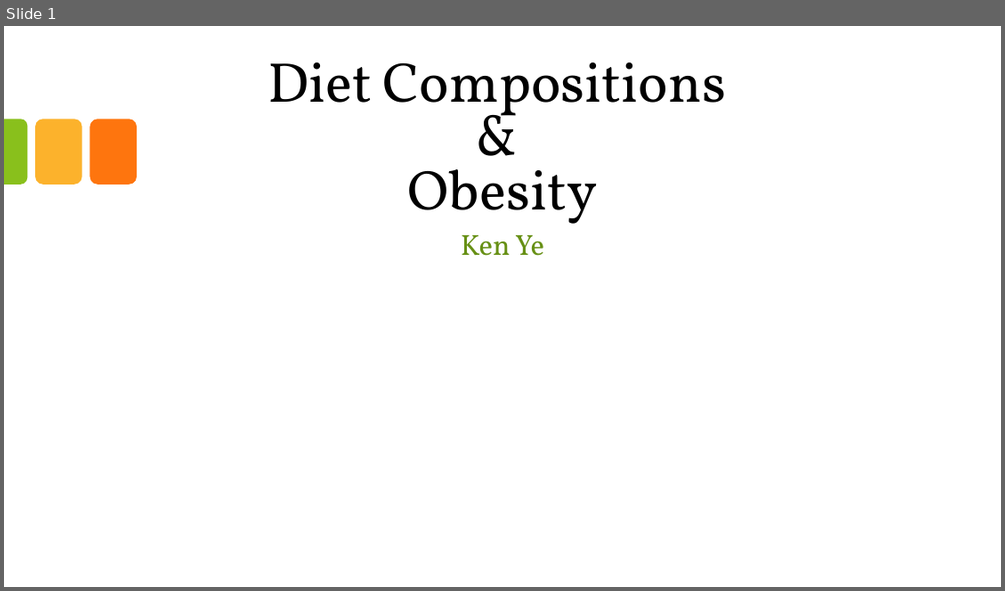
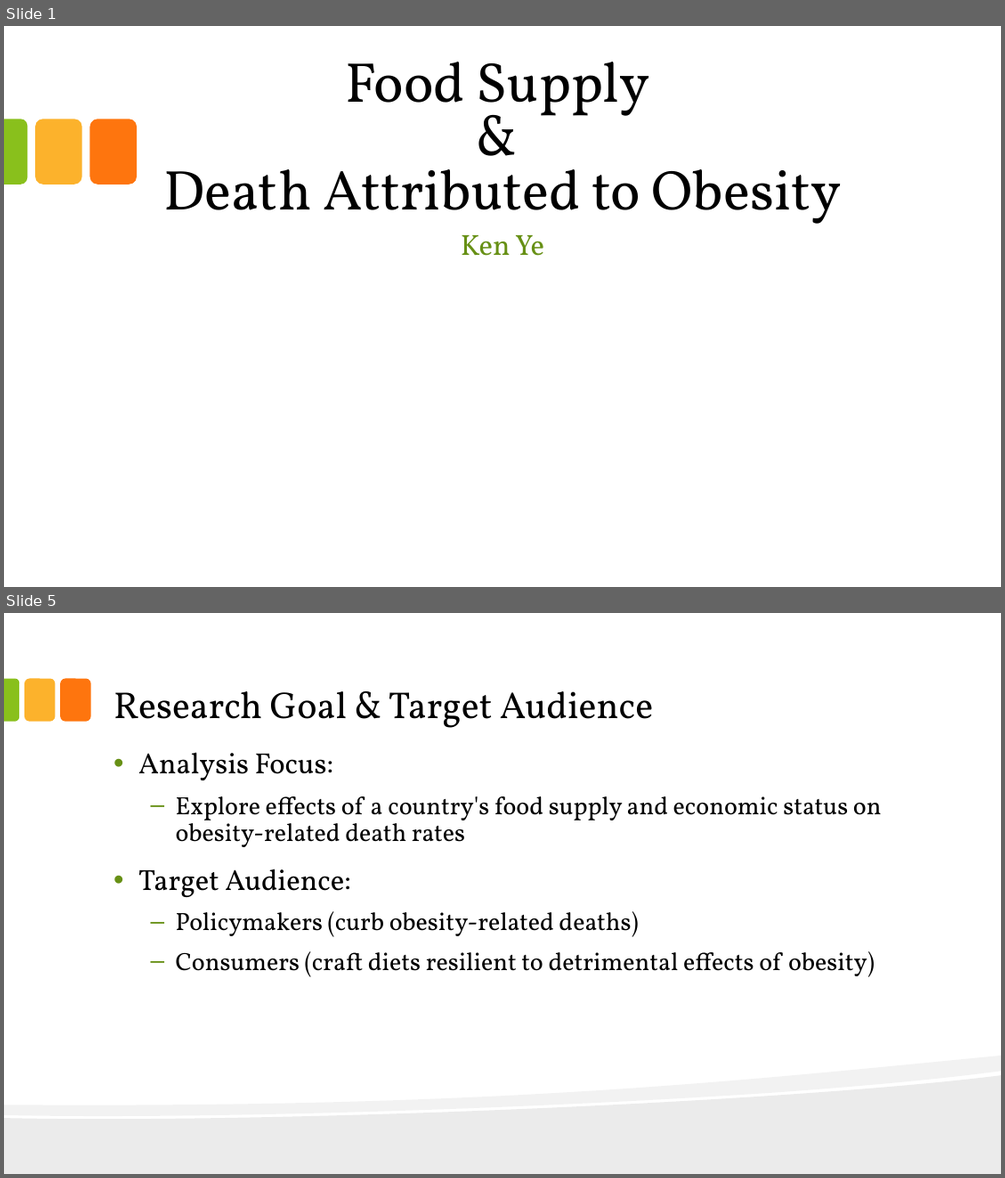
Before and after one commit to KenYe23/Diet-Compositions-and-Obesity, a slide deck: Food Supply and Death Attributed to Obesity.pptx. Shown one above the other, each under a label of ours: slide 1 before the commit, slides 1 and 5 after it; the slides between them are not shown. The pictures are 1005x591 and 1005x1178 pixels, drawn with LibreOffice and Linux fonts; fonts in the diff are those of the drawing; background and template pictures are left out. Boxes give left, top, right and bottom in pixels: in the first picture for what was removed or moved away, otherwise in the second. Text is boxed around its words. In the diff, an @@ line names an element or a change of style, - is before the commit and + after.

```diff
--- a/Food Supply and Death Attributed to Obesity.pptx
+++ b/Food Supply and Death Attributed to Obesity.pptx
@@ slide 5 added at [4,613,1001,1174], background #FFFFFF @@
@@ round same rect added at [4,679,20,722], fill #89C01C @@
@@ rounded rectangle added at [24,679,55,722], fill #FCB22C @@
@@ rounded rectangle added at [60,679,90,722], fill #FE750E @@
@@ title added at [113,691,653,728], 36 pt, text #000000 @@
+Research Goal & Target Audience
@@ text added at [138,752,882,977], 24 pt, text #000000 @@
+• Analysis Focus:
+  – Explore effects of a country's food supply and economic status on obesity-related death rates
+• Target Audience:
+  – Policymakers (curb obesity-related deaths)
+  – Consumers (craft diets resilient to detrimental effects of obesity)
@@ freeform shape added at [4,1055,1001,1174], fill #000000 at 5% opacity @@
@@ freeform shape added at [4,1076,1001,1174], fill #000000 at 8% opacity @@
@@ slide 1 changed as well @@
@@ title at [164,62,841,224]: text changed @@
-Diet Compositions
-&
-Obesity
+Food Supply
+&
+Death Attributed to Obesity
```
Also in this commit, not shown: 26 other slides added, 6 slides removed, 6 other files.
